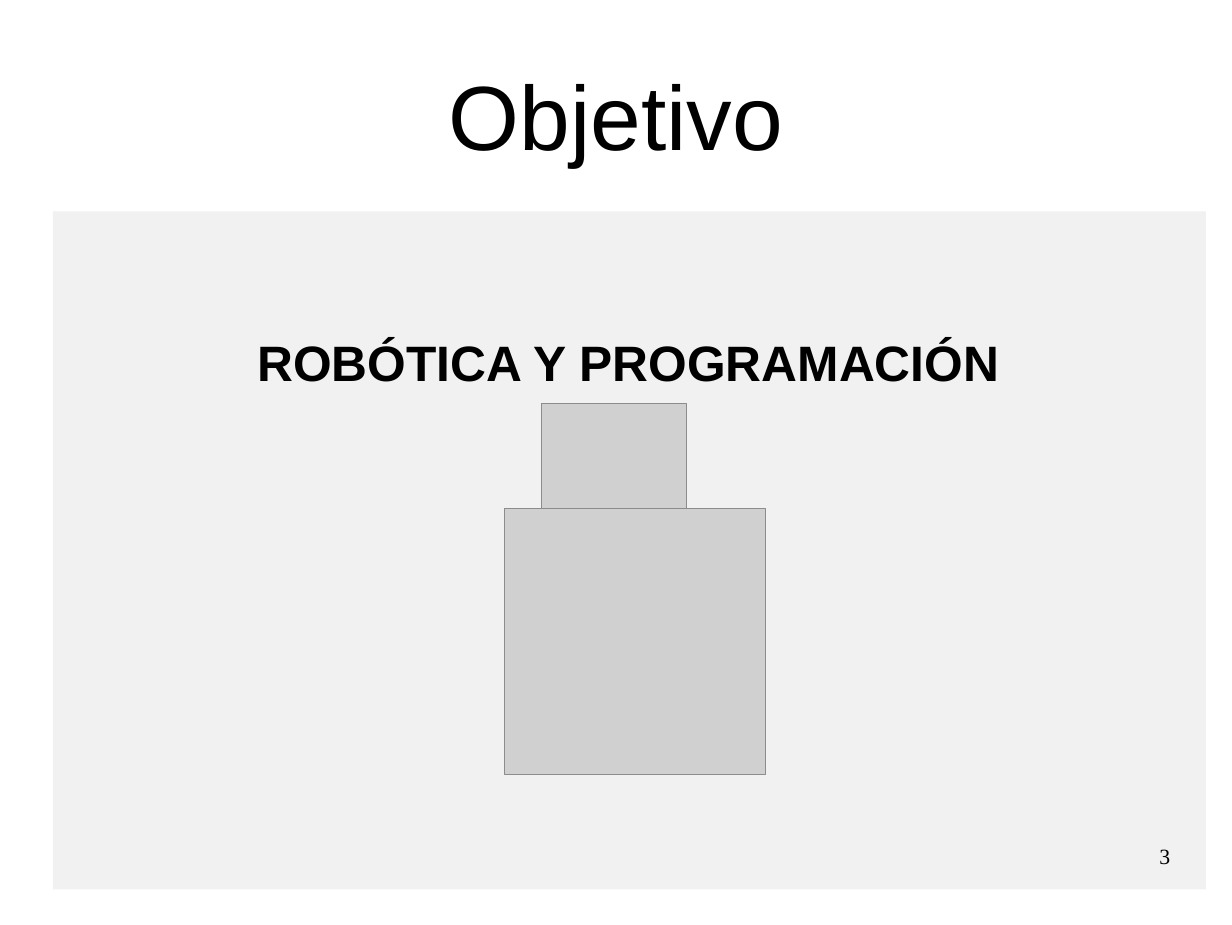
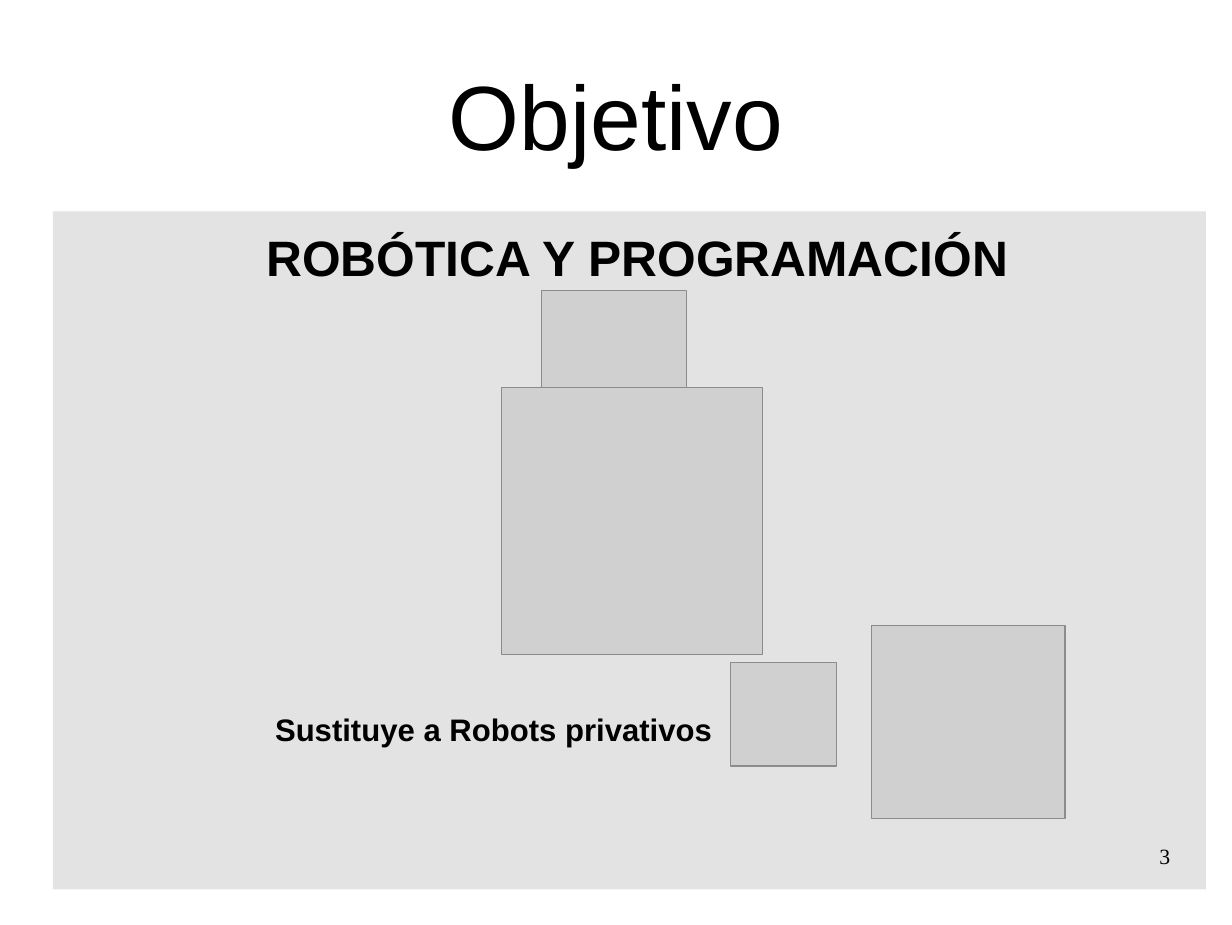
Before and after one commit to pedroruizf/taller_escornabot, a slide deck: slide 3 of presentacion_taller_escornabot.odp. Drawn at 1232x925 pixels with LibreOffice and Linux fonts; fonts in the diff are those of the drawing; grey boxes stand for pictures; background and template pictures are left out. Boxes give left, top, right and bottom in pixels: in the first picture for what was removed or moved away, otherwise in the second. Text is boxed around its words. In the diff, an @@ line names an element or a change of style, - is before the commit and + after.

```diff
--- a/presentacion_taller_escornabot.odp
+++ b/presentacion_taller_escornabot.odp
@@ rectangle at [53,211,1205,889]: fill #DDDDDD at 40% opacity to #DDDDDD at 80% opacity @@
@@ text "ROBÓTICA Y PROGRAMACIÓN": place and size @@
-text "ROBÓTICA Y PROGRAMACIÓN" at [257,342,1000,382]
+text "ROBÓTICA Y PROGRAMACIÓN" at [266,236,1008,277]
@@ picture added at [542,291,686,416] @@
@@ picture: place and size @@
-picture at [542,404,686,529]
+picture at [502,387,762,653]
@@ picture added at [872,625,1065,818] @@
@@ picture: place and size @@
-picture at [505,508,766,774]
+picture at [731,662,836,766]
@@ text added at [275,718,712,747], 20 pt, text #000000, bold @@
+Sustituye a Robots privativos
```
Also in this commit, not shown: 4 other slides changed, 1 slide added, 1 other file.
